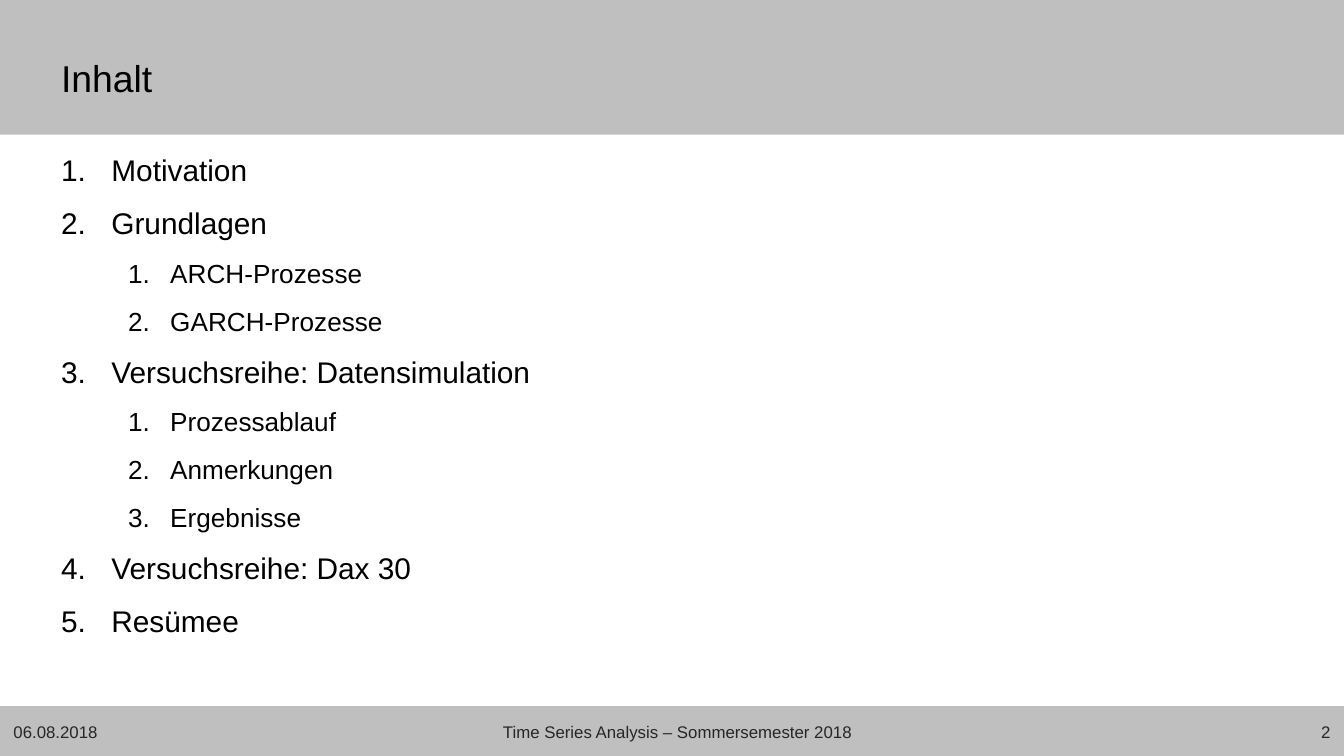
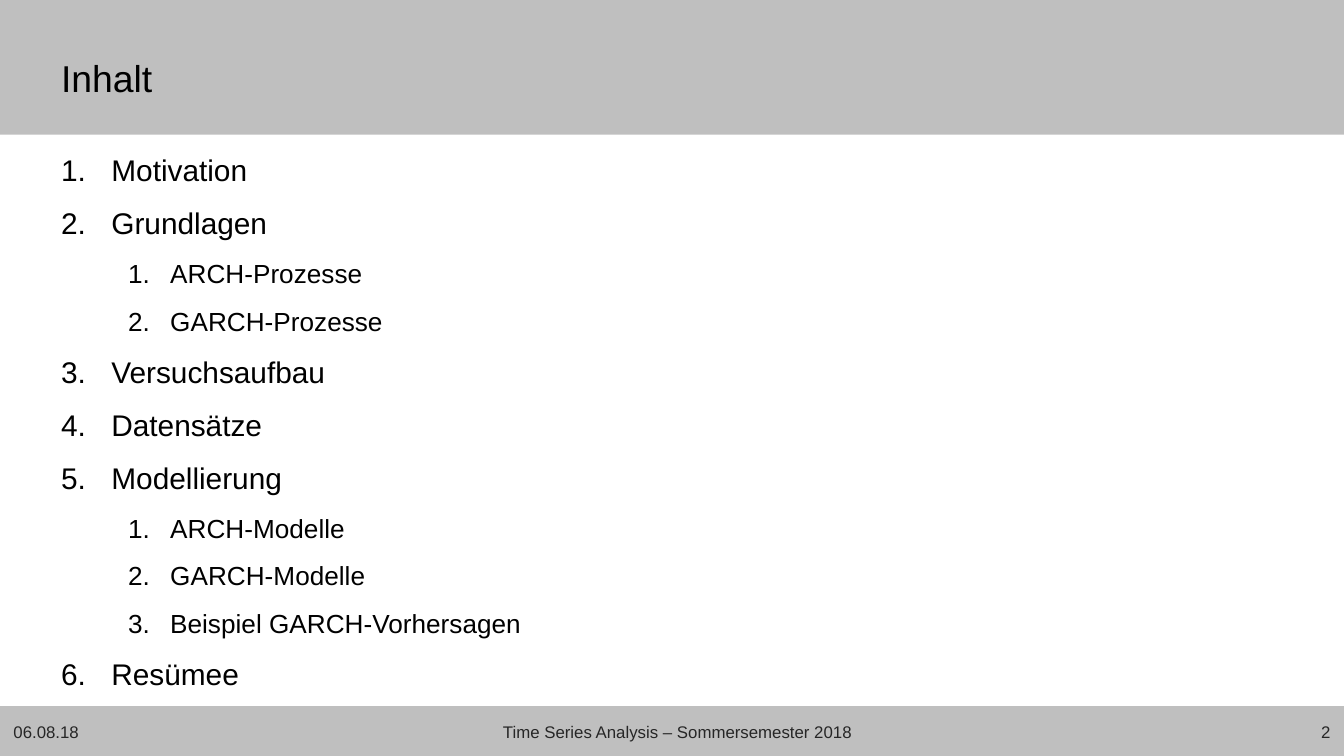
Before and after one commit to Janis90/time-series-anaysis, a slide deck: slide 2 of presentation/tsa_presentation_final.pptx. Drawn at 1344x756 pixels with LibreOffice and Linux fonts; fonts in the diff are those of the drawing; background and template pictures are left out. Boxes give left, top, right and bottom in pixels: in the first picture for what was removed or moved away, otherwise in the second. Text is boxed around its words. In the diff, an @@ line names an element or a change of style, - is before the commit and + after.

```diff
--- a/presentation/tsa_presentation_final.pptx
+++ b/presentation/tsa_presentation_final.pptx
@@ text at (111, 361, 521, 639): text changed; size 16 to 14 pt @@
-3. Versuchsreihe: Datensimulation
-  1. Prozessablauf
-  2. Anmerkungen
-  3. Ergebnisse
-4. Versuchsreihe: Dax 30
+3. Versuchsaufbau
+4. Datensätze
+5. Modellierung
+  1. ARCH-Modelle
+  2. GARCH-Modelle
+  3. Beispiel GARCH-Vorhersagen
@@ text at (13, 726, 78, 738): text changed @@
-06.08.2018
+06.08.18
```
Also in this commit, not shown: 22 other slides changed, 4 other files.
